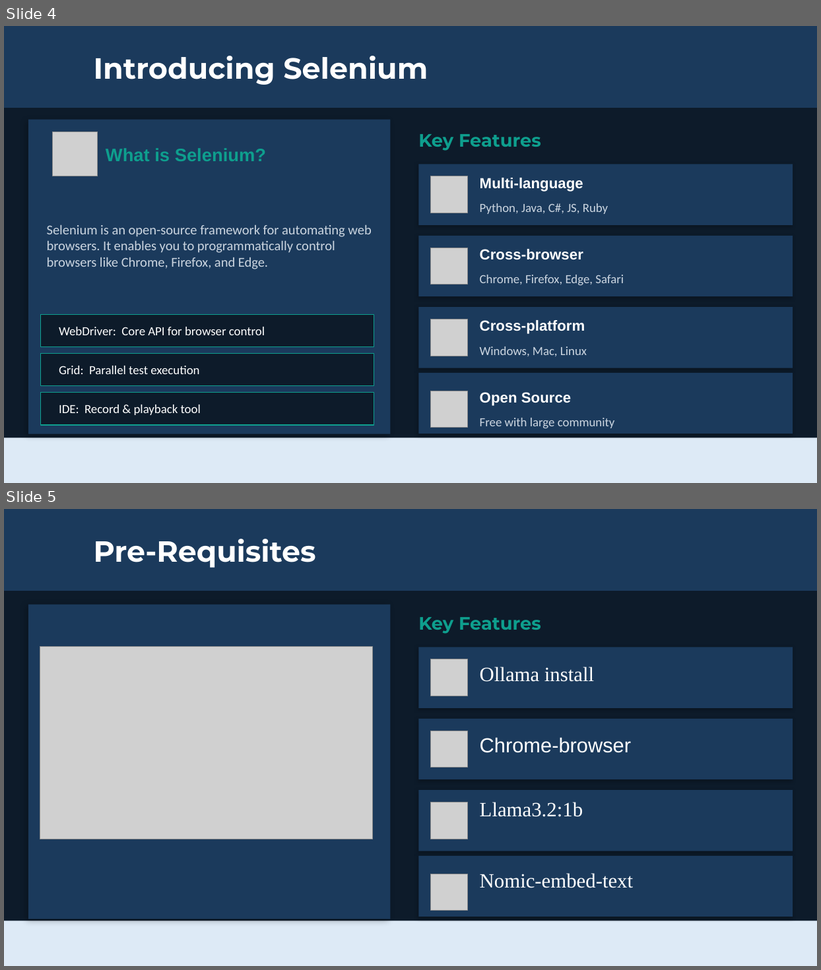
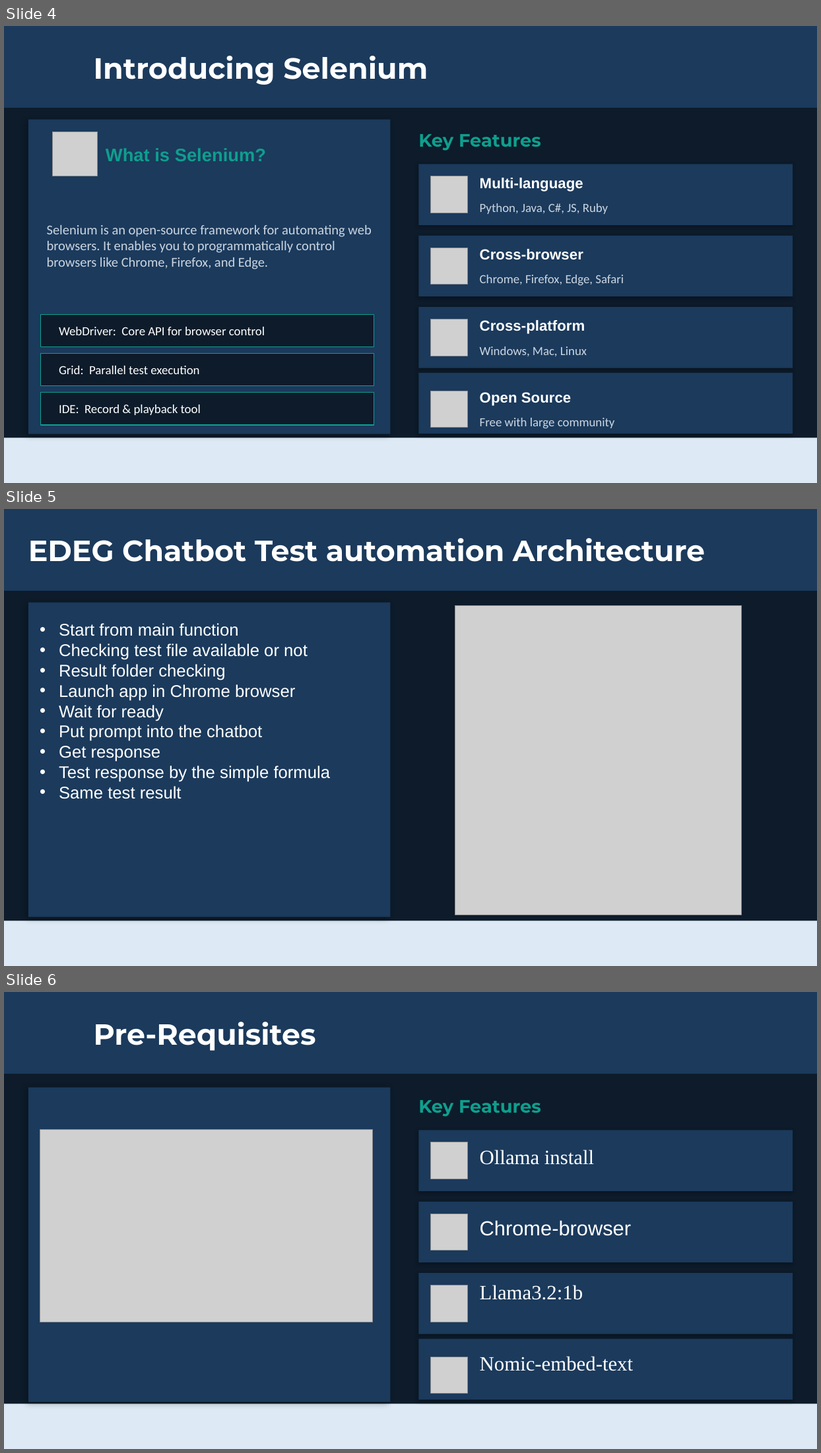
Before and after one commit to shuvo881/Software-Testing-EDGE_2026-, a slide deck: class - 3/EDGE_2026_Lecture - 3.pptx. Shown one above the other, each under a label of ours: slides 4 and 5 before the commit, slides 4, 5 and 6 after it. The pictures are 821x970 and 821x1453 pixels, drawn with LibreOffice and Linux fonts; fonts in the diff are those of the drawing; grey boxes stand for pictures; background and template pictures are left out. Boxes give left, top, right and bottom in pixels: in the first picture for what was removed or moved away, otherwise in the second. Text is boxed around its words. In the diff, an @@ line names an element or a change of style, - is before the commit and + after.

Commit message:
update doc for added architecture

```diff
--- a/class - 3/EDGE_2026_Lecture - 3.pptx
+++ b/class - 3/EDGE_2026_Lecture - 3.pptx
@@ slide 5 added at <box>4,509,817,966</box>, background #0D1B2A; not listed: 1 template element that a slide beside it also shows @@
@@ rectangle added at <box>4,509,817,590</box>, fill #1B3A5C, outline #1B3A5C 1 pt @@
@@ text added at <box>28,538,705,562</box>, 34.5 pt, text #FFFFFF, bold @@
+EDEG Chatbot Test automation Architecture
@@ rectangle added at <box>28,602,391,917</box>, fill #1B3A5C @@
@@ picture added at <box>455,605,741,916</box> @@
@@ text added at <box>59,623,331,799</box>, 20 pt, text #FFFFFF @@
+• Start from main function
+• Checking test file available or not
+• Result folder checking
+• Launch app in Chrome browser
+• Wait for ready
+• Put prompt into the chatbot
+• Get response
+• Test response by the simple formula
+• Same test result
@@ what was slide 5 is now slide 6 @@
```
Also in this commit, not shown: 1 slide changed.
